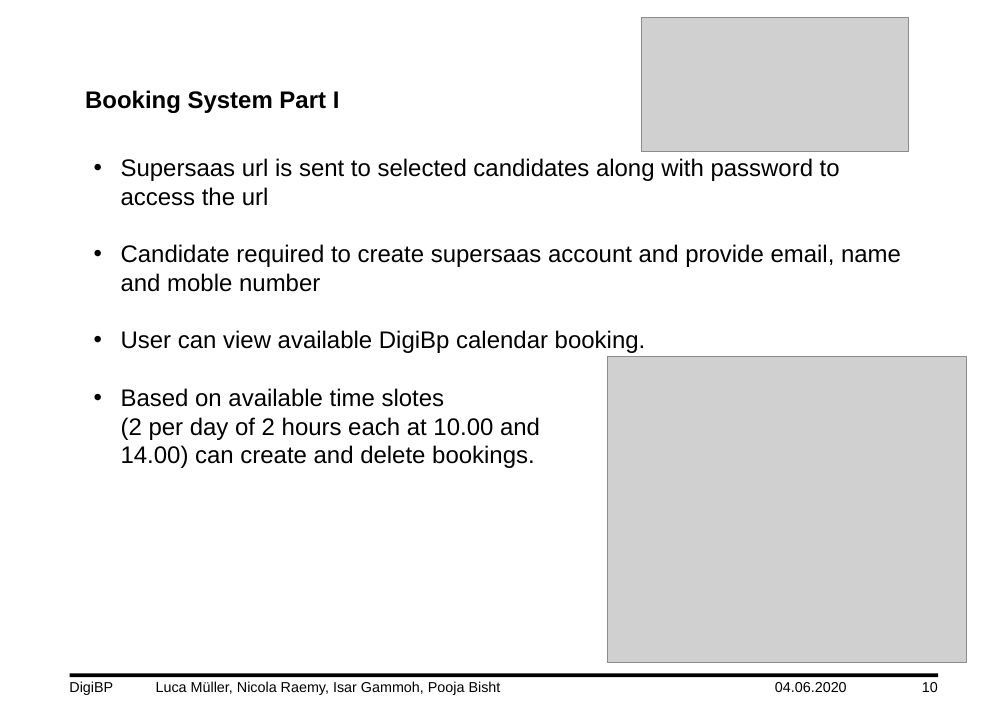
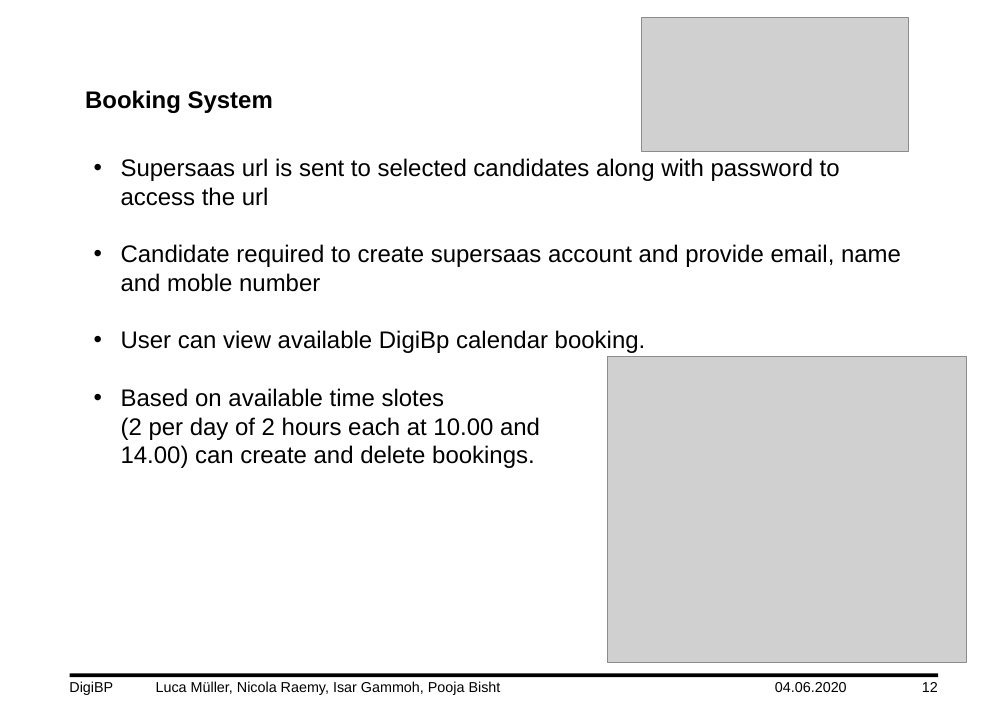
Before and after one commit to DigiBP/DigiBP_DanishBlue, a slide deck: slide 12 of Presentation/DigiBP_DanishBlue_Presentation_V4.pptx (slide 10 before the commit). Drawn at 1008x713 pixels with LibreOffice and Linux fonts; fonts in the diff are those of the drawing; grey boxes stand for pictures; background and template pictures are left out. Boxes give left, top, right and bottom in pixels: in the first picture for what was removed or moved away, otherwise in the second. Text is boxed around its words. In the diff, an @@ line names an element or a change of style, - is before the commit and + after.

```diff
--- a/Presentation/DigiBP_DanishBlue_Presentation_V4.pptx
+++ b/Presentation/DigiBP_DanishBlue_Presentation_V4.pptx
@@ text at (85, 90, 273, 113): text changed @@
-Booking System Part I
+Booking System
@@ page number at (922, 682, 938, 692): text changed @@
-10
+12
```
Also in this commit, not shown: 4 other slides changed, 3 slides added, 1 slide removed.
